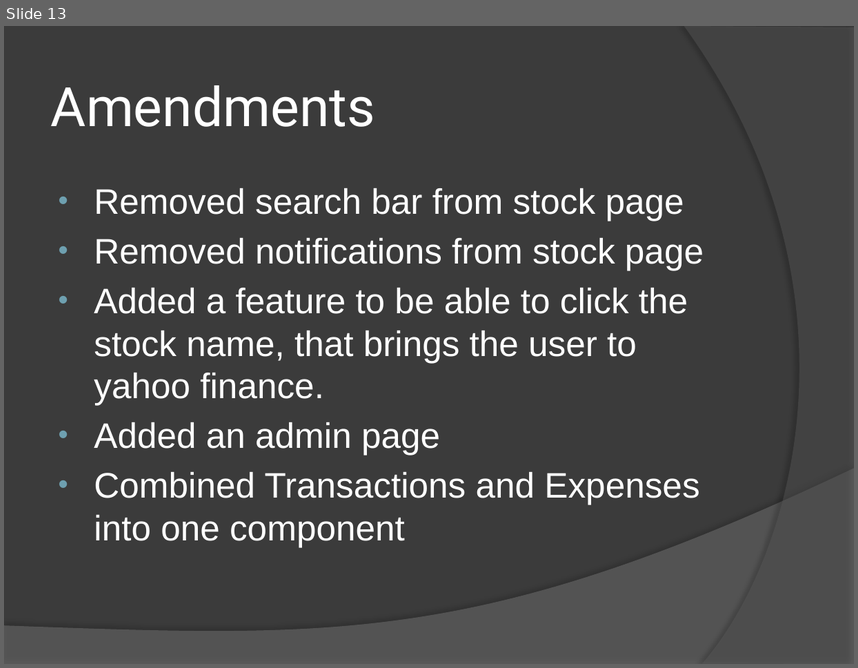
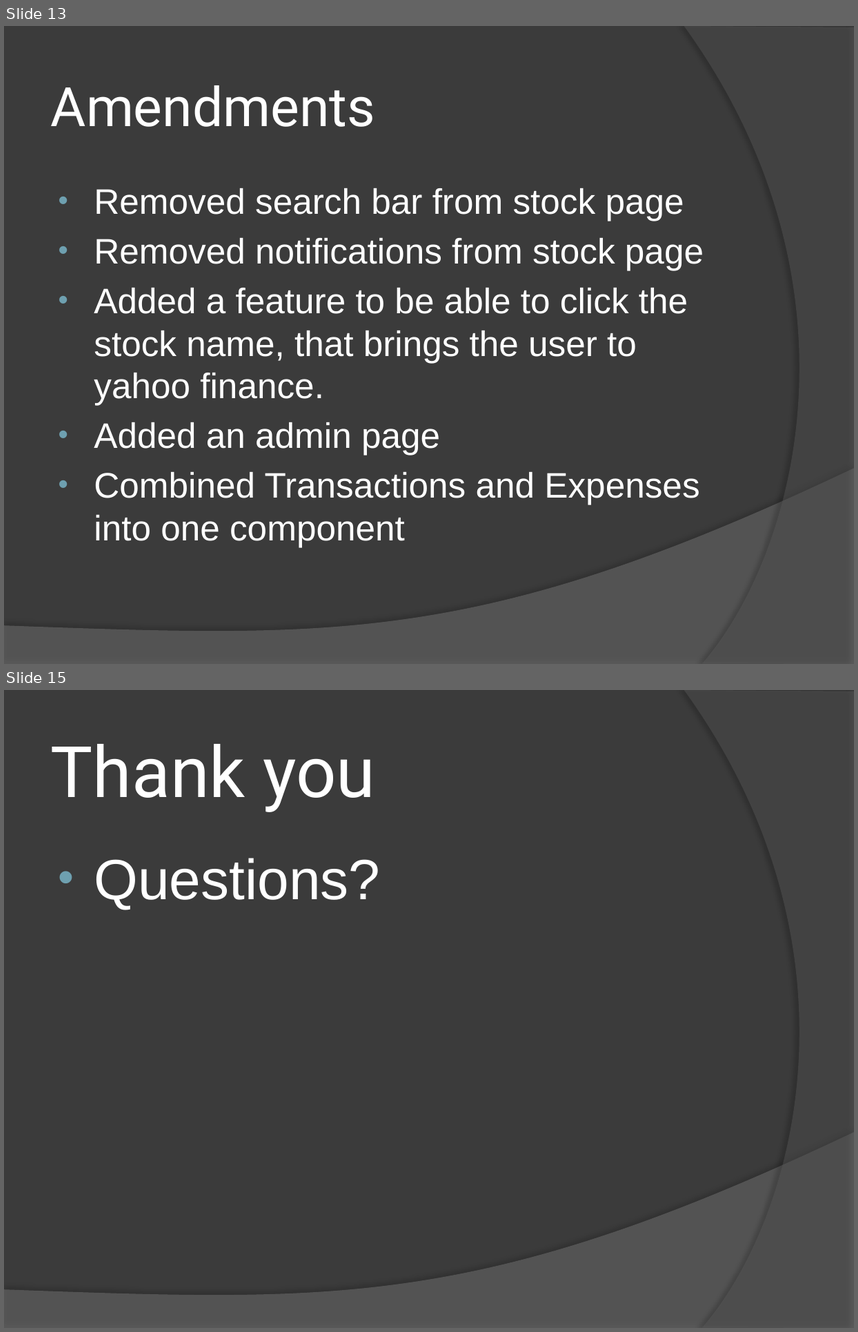
Before and after one commit to JackD27/CapstoneProject, a slide deck: FinalMoneypadPowerpoint.pptx. Shown one above the other, each under a label of ours: slide 13 before the commit, slides 13 and 15 after it; the slides between them are not shown. The pictures are 858x668 and 858x1332 pixels, drawn with LibreOffice and Linux fonts; fonts in the diff are those of the drawing. Boxes give left, top, right and bottom in pixels: in the first picture for what was removed or moved away, otherwise in the second. Text is boxed around its words. In the diff, an @@ line names an element or a change of style, - is before the commit and + after.

```diff
--- a/FinalMoneypadPowerpoint.pptx
+++ b/FinalMoneypadPowerpoint.pptx
@@ slide 15 added at [4, 690, 854, 1328], background #3B3B3B; not listed: 2 template elements that a slide beside it also shows @@
@@ title added at [51, 744, 375, 812], 60 pt, text #FFFFFF @@
+Thank you
@@ text added at [94, 858, 380, 909], 48 pt, text #FFFFFF @@
+• Questions?
```
Also in this commit, not shown: 1 slide changed.
